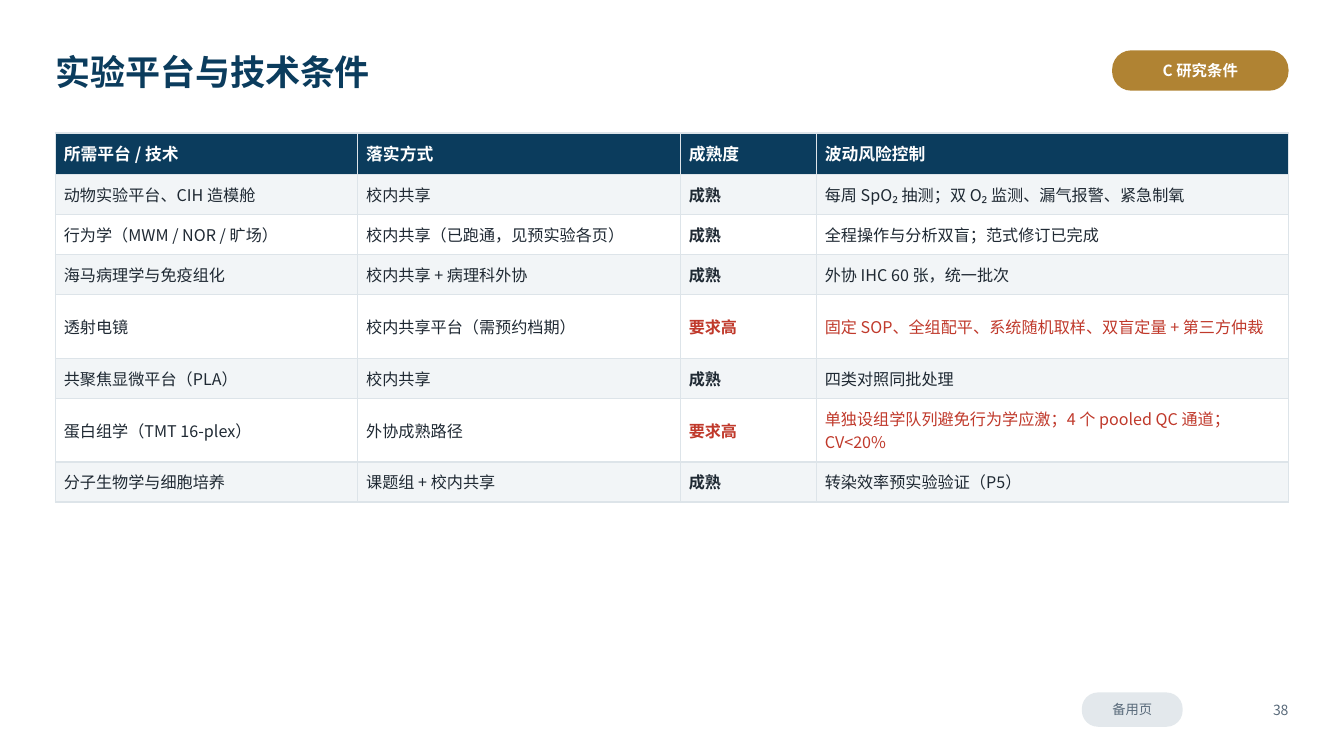
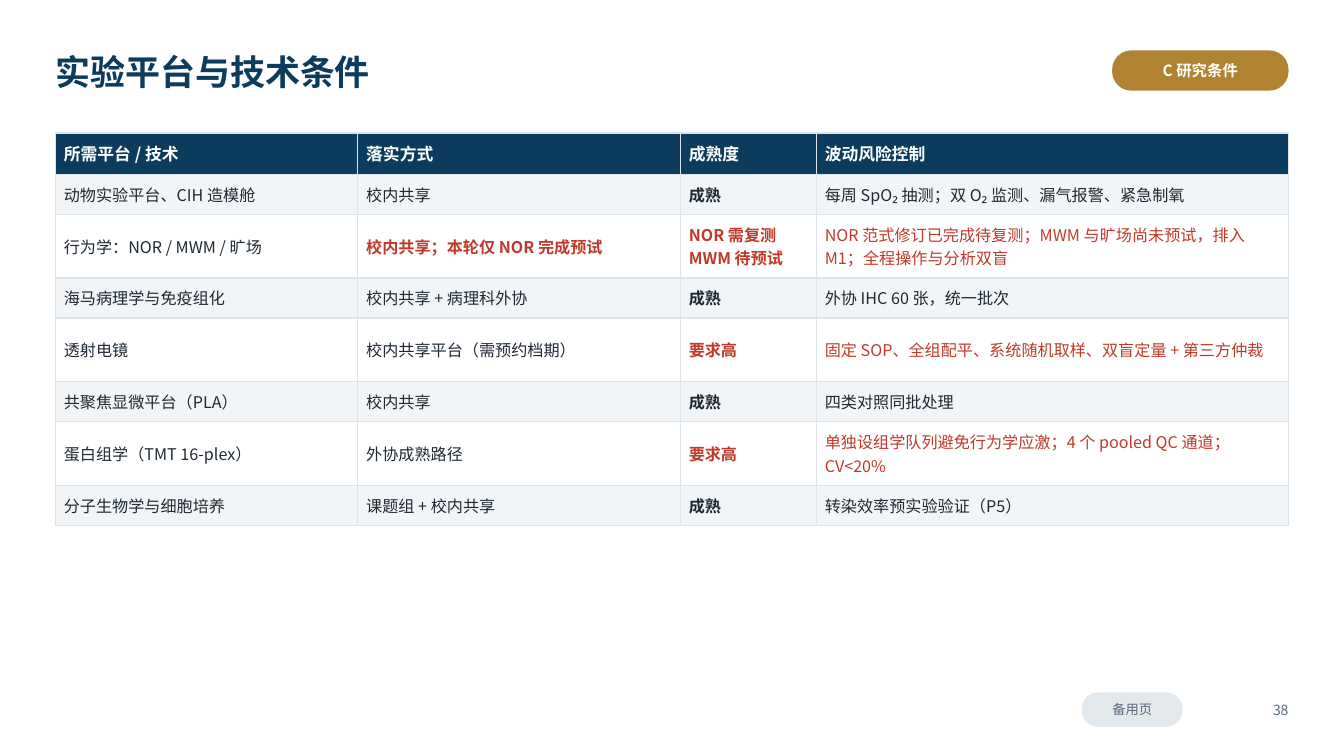
Before and after one commit to xoaiquynhanh17228kk-sketch/test, a slide deck: slide 38 of 开题报告_6分钟版.pptx. Drawn at 1344x756 pixels with LibreOffice and Linux fonts; fonts in the diff are those of the drawing. Boxes give left, top, right and bottom in pixels: in the first picture for what was removed or moved away, otherwise in the second. Text is boxed around its words. In the diff, an @@ line names an element or a change of style, - is before the commit and + after.

```diff
--- a/开题报告_6分钟版.pptx
+++ b/开题报告_6分钟版.pptx
@@ table at bbox=[55, 133, 1289, 521] @@
-row 3: 行为学（MWM / NOR / 旷场） | 校内共享（已跑通，见预实验各页） | 成熟 | 全程操作与分析双盲；范式修订已完成
+row 3: 行为学：NOR / MWM / 旷场 | 校内共享；本轮仅 NOR 完成预试 | NOR 需复测 / MWM 待预试 | NOR 范式修订已完成待复测；MWM 与旷场尚未预试，排入 M1；全程操作与分析双盲
```
Also in this commit, not shown: 8 other slides changed, 5 other files.
